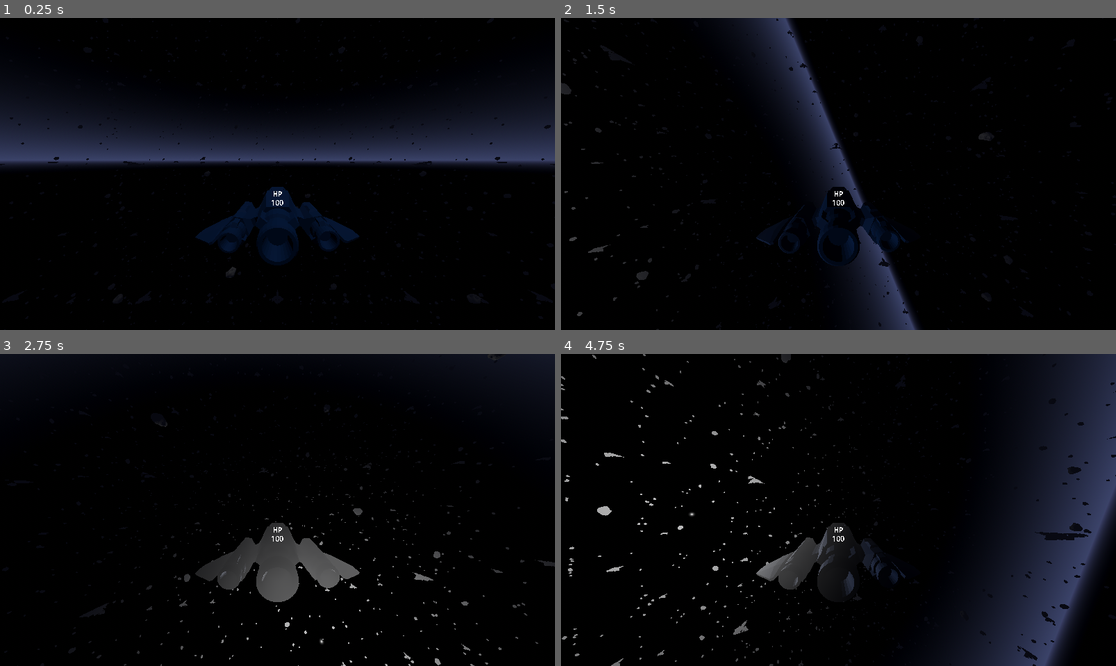
Above: before the commit, frames 1-4 (two rows, left to right).
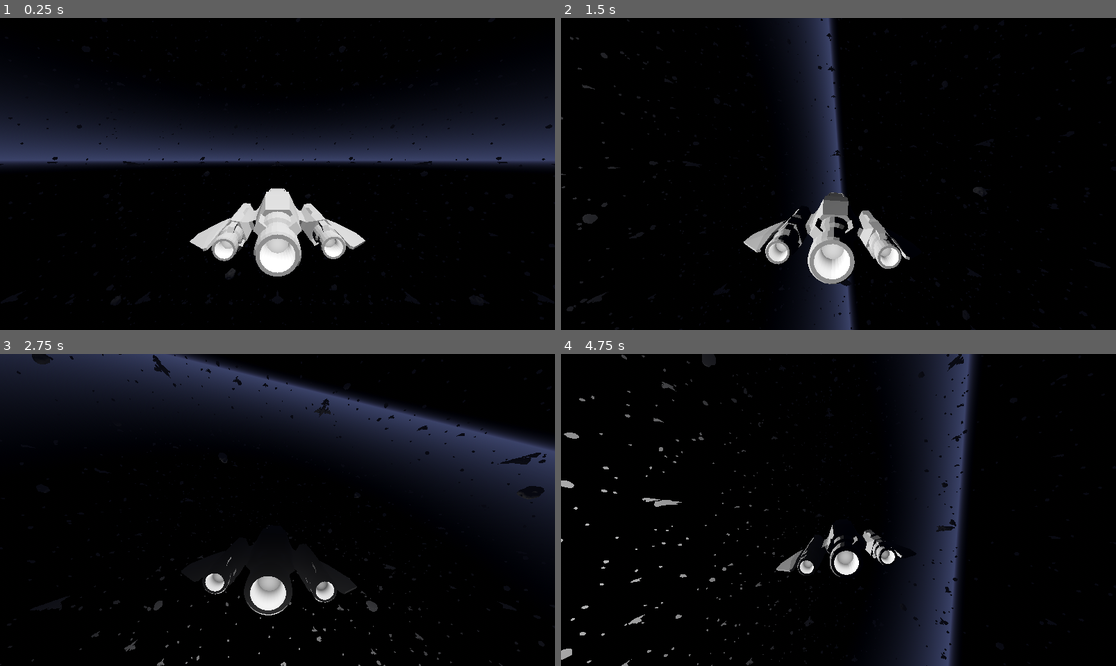
Above: after the commit, the same moments.

Repository: Junkyard-Logic-Studios/Cometes
Game: Godot game, scene res://scenes/main_scene.tscn
The game is run twice, just before and just after one commit, with the same random seed, the same clock (stepped at 60 frames per second) and the same inputs.
Inputs:
- Up to frame 1 (0.25 s): no input
- Up to frame 2 (1.5 s): hold E (roll_right) 0.53-1.28 s; tap Space (shoot) at 0.6, 1.35 s; hold W (tilt_down) from 1.28 s (still down)
- Up to frame 3 (2.75 s): release W (tilt_down) at 2.03 s; hold E (roll_right) from 2.03 s (still down); tap Space (shoot) at 2.1 s
- Up to frame 4 (4.75 s): release E (roll_right) at 2.78 s; hold Shift (accelerate) 2.78-3.53 s; tap Space (shoot) at 2.85, 3.6, 4.35 s; hold Q (roll_left) from 3.53 s (still down)

The runs differ from the first frame. In frame 1, 4.2% of the frame differs, in the area x 0-100%, y 31-92%; in frame 2, 12%; in frame 3, 25%; in frame 4, 31%, in the area x 0-100%, y 0-100%.

Commit message:
Add delayed camera movement and camera shake

Diff:
--- a/materials/laser.gdshader
+++ b/materials/laser.gdshader
@@ -81,6 +81,7 @@
 
 float distanceToBrightness(float d, float minD, float maxD)
 {
+	if (d < minD) return 1.0;
 	d = (d - minD) / (maxD - minD);
 	float f = pow(2.71828182846, -6. * d) - .00247875217;
 	return max(f, .0);
@@ -94,7 +95,7 @@
 	vec3 rayPoint = rayOrigin;
 	float d = rayLineSegmentDistance(rayPoint, rayDirection, p1, p2);
 	ALPHA = distanceToBrightness(d, innerRadius, outerRadius);
-	ALBEDO = color;
+	ALBEDO = 2. * color;
 
 	// calculate depth
 	float depth = DEPTH;
--- a/models/space_ship/space_ship_1.tscn
+++ b/models/space_ship/space_ship_1.tscn
@@ -1,16 +1,9 @@
-[gd_scene load_steps=3 format=3 uid="uid://bk285rjdwy53f"]
+[gd_scene load_steps=2 format=3 uid="uid://bk285rjdwy53f"]
 
 [ext_resource type="PackedScene" uid="uid://ds3gwix43k6sd" path="res://models/space_ship/space_ship_1.glb" id="1_p530x"]
-
-[sub_resource type="StandardMaterial3D" id="StandardMaterial3D_k3nxp"]
-albedo_color = Color(0, 0.10409, 0.220307, 1)
-metallic = 0.5
-metallic_specular = 0.2
-roughness = 0.8
 
 [node name="space_ship_1" instance=ExtResource("1_p530x")]
 transform = Transform3D(1, 0, 0, 0, 1, 0, 0, 0, 1, 0, 0.195363, 0)
 
 [node name="Spaceship" parent="." index="0"]
 transform = Transform3D(-0.2, -3.91654e-08, 7.64274e-16, 0, -1.95827e-08, -0.2, 1.74846e-08, -0.448, 8.74228e-09, -1.70923e-06, -0.2, 5.87937)
-surface_material_override/0 = SubResource("StandardMaterial3D_k3nxp")
--- /dev/null
+++ b/scenes/custom_camera.tscn
@@ -0,0 +1,19 @@
+[gd_scene load_steps=3 format=3 uid="uid://b3uihmnft57i5"]
+
+[ext_resource type="Script" path="res://scripts/camera.gd" id="1_hrvrp"]
+
+[sub_resource type="FastNoiseLite" id="FastNoiseLite_lvvd8"]
+offset = Vector3(1, 1, 1)
+fractal_octaves = 4
+
+[node name="CustomCamera" type="Marker3D"]
+script = ExtResource("1_hrvrp")
+position_weight = 0.6
+rotation_weight = 0.7
+trauma_reduction_rate = 2.0
+trauma_noise = SubResource("FastNoiseLite_lvvd8")
+noise_speed = 1.0
+max_trauma = Vector3(3, 3, 3)
+
+[node name="Camera3D" type="Camera3D" parent="."]
+fov = 90.0
--- a/scenes/space_ship.tscn
+++ b/scenes/space_ship.tscn
@@ -1,9 +1,10 @@
-[gd_scene load_steps=11 format=3 uid="uid://bq1enqgn0odw4"]
+[gd_scene load_steps=12 format=3 uid="uid://bq1enqgn0odw4"]
 
 [ext_resource type="Script" path="res://scripts/space_ship.gd" id="1_fjdmo"]
 [ext_resource type="PackedScene" uid="uid://dxx10vdgr7ufa" path="res://scenes/laser.tscn" id="2_v8ax5"]
 [ext_resource type="PackedScene" uid="uid://bk285rjdwy53f" path="res://models/space_ship/space_ship_1.tscn" id="3_abhat"]
 [ext_resource type="Script" path="res://scripts/visual_loop.gd" id="4_ht8p1"]
+[ext_resource type="PackedScene" uid="uid://b3uihmnft57i5" path="res://scenes/custom_camera.tscn" id="5_artq5"]
 
 [sub_resource type="ConvexPolygonShape3D" id="ConvexPolygonShape3D_tu5s4"]
 points = PackedVector3Array(0, 0, 7, 0, 1.4, -0.8, 0, 1.3, 1.8, -4.5, -1.2, -0.1, -4.5, -1.2, 0.7, 4.5, -1.2, -0.1, 4.5, -1.2, 0.7, 0.6, 0.8, -3.5, -0.6, 0.8, -3.5, 0.6, -0.3, -3.5, -0.6, -0.3, -3.5)
@@ -35,8 +36,9 @@
 can_sleep = false
 angular_damp = 3.0
 script = ExtResource("1_fjdmo")
+thrust = 4960.0
 linear_max_speed = 30.0
-rotational_torque = 75000.0
+rotational_torque = 65000.0
 laser_scene = ExtResource("2_v8ax5")
 
 [node name="CollisionShape3D2" type="CollisionShape3D" parent="."]
@@ -45,9 +47,8 @@
 [node name="space_ship_1" parent="." instance=ExtResource("3_abhat")]
 script = ExtResource("4_ht8p1")
 
-[node name="Camera3D" type="Camera3D" parent="."]
-transform = Transform3D(-1, 1.51493e-08, 8.61002e-08, 2.26267e-08, 0.996163, 0.0875208, -8.44439e-08, 0.0875208, -0.996163, 1.2894e-06, 3.06441, -8.44659)
-fov = 90.0
+[node name="CustomCamera" parent="." instance=ExtResource("5_artq5")]
+transform = Transform3D(-1, 7.6194e-09, -8.70901e-08, 0, 0.996195, 0.0871557, 8.74228e-08, 0.0871557, -0.996195, 4.90959e-08, 3.01487, -7.88541)
 
 [node name="Gun" type="Node3D" parent="."]
 
@@ -59,6 +60,7 @@
 
 [node name="UI" type="Node3D" parent="."]
 transform = Transform3D(1, 0, 0, 0, 0.987469, 0.157813, 0, -0.157813, 0.987469, 0, 1.38387, -4.53)
+visible = false
 
 [node name="Hp_Display" type="MeshInstance3D" parent="UI"]
 transform = Transform3D(-1, 0, -8.74228e-08, -4.37114e-08, 0.866025, 0.5, 7.57103e-08, 0.5, -0.866025, 0, 0.85, -0.262)
@@ -70,4 +72,16 @@
 cast_shadow = 0
 mesh = SubResource("TextMesh_yy0xj")
 
+[node name="LightThrusterCenter" type="OmniLight3D" parent="."]
+transform = Transform3D(1, 0, 0, 0, 1, 0, 0, 0, 1, 0, 0.17217, -3.48846)
+omni_range = 0.951691
+
+[node name="LightThrusterRight" type="OmniLight3D" parent="."]
+transform = Transform3D(1, 0, 0, 0, 1, 0, 0, 0, 1, -2.08397, -0.240646, -2.34109)
+omni_range = 0.618876
+
+[node name="LightThrusterLeft" type="OmniLight3D" parent="."]
+transform = Transform3D(1, 0, 0, 0, 1, 0, 0, 0, 1, 1.98191, -0.304172, -2.341)
+omni_range = 0.664241
+
 [connection signal="timeout" from="Gun/FiringTimer" to="." method="_on_firing_timer_timeout"]
--- /dev/null
+++ b/scripts/camera.gd
@@ -0,0 +1,61 @@
+extends Marker3D
+
+# properties
+@export_range(0., 1., 0.05) var position_weight: float = .5
+@export_range(0., 1., 0.05) var rotation_weight: float = .5
+@export var trauma_reduction_rate: float = 1.
+@export var trauma_noise: FastNoiseLite
+@export var noise_speed: float = 0.5
+@export var max_trauma: Vector3 = Vector3(1., 1., 1.)
+
+@onready var camera := $Camera3D as Camera3D
+@onready var prev_rotation = Quaternion(camera.global_basis)
+@onready var prev_velocity = Vector3(0., 0., 0.)
+var trauma: float = 0.0
+
+
+func _process(delta):
+	# smooth camera motion
+	update_rotation(delta)
+	update_position(delta)
+
+	# camera shake
+	#print("trauma: ", trauma)
+	var trauma_degrees = max_trauma * get_shake() * get_noise_3d()
+	camera.rotation_degrees += trauma_degrees
+	trauma = max(trauma - delta * trauma_reduction_rate, 0.0)
+
+
+func update_rotation(delta: float):
+	var rot = prev_rotation.slerp(Quaternion(global_basis), 1. - rotation_weight * delta * 60.)
+	prev_rotation = rot
+	camera.global_basis = Basis(rot)
+
+
+func update_position(delta: float):
+	if "linear_velocity" in get_parent():
+		var velocity = .5 * get_parent().linear_velocity + .5 * prev_velocity
+		prev_velocity = velocity
+		var dir = velocity.normalized()
+		var speed = velocity.length()
+		camera.global_position = global_position - dir * pow(speed, position_weight)
+
+
+func trauma_baseline(amount: float):
+	trauma = clamp(max(trauma, amount), 0., 1.)
+
+func add_trauma(amount: float):
+	trauma = clamp(trauma + amount, 0., 1.)
+
+func get_shake() -> float:
+	return trauma
+
+func get_noise_3d() -> Vector3:
+	var vec: Vector3
+	trauma_noise.seed = 0
+	vec.x = trauma_noise.get_noise_1d(Time.get_ticks_msec() * noise_speed)
+	trauma_noise.seed = 1
+	vec.y = trauma_noise.get_noise_1d(Time.get_ticks_msec() * noise_speed)
+	trauma_noise.seed = 2
+	vec.z = trauma_noise.get_noise_1d(Time.get_ticks_msec() * noise_speed)
+	return vec
--- a/scripts/space_ship.gd
+++ b/scripts/space_ship.gd
@@ -2,20 +2,30 @@
 
 
 # properties
-@export_range(0, 10000, 20) var thrust: float = 3000
+@export_range(0, 10000, 100) var thrust: float = 3000
 @export_range(0, 100, 2) var linear_max_speed: float = 10
 @export_range(0, 250000, 5000) var rotational_torque: float = 100000
 @export var laser_scene: PackedScene
 @export_range(0, 0.2, 0.005) var gun_spread: float = 0.015
 
+var prev_velocity: Vector3 = Vector3(.0, .0, .0)
+
 
 # update movement based on inputs
 func _physics_process(delta):
+
+	$LightThrusterCenter.light_energy = 0.6
+	$LightThrusterRight.light_energy = 0.4
+	$LightThrusterLeft.light_energy = 0.4
+
 	# apply linear acceleration
 	if Input.is_action_pressed("accelerate"):
 		if linear_velocity.length() < linear_max_speed:
 			var direction = basis * Vector3.BACK
 			apply_central_force(direction * thrust)
+		$LightThrusterCenter.light_energy = 3.0
+		$LightThrusterRight.light_energy = 2.0
+		$LightThrusterLeft.light_energy = 2.0
 
 	# get rotation inputs
 	var rotation_axis = Vector3(
@@ -37,6 +47,12 @@
 		$Gun/FiringTimer.stop()
 
 
+	if Input.is_action_pressed("accelerate"):
+		var acceleration = (prev_velocity - linear_velocity).length() / delta
+		$CustomCamera.trauma_baseline(acceleration * .05)
+	prev_velocity = linear_velocity
+
+
 # fire single shot
 func _on_firing_timer_timeout():
 	# create a new instance of the laser scene
@@ -48,3 +64,5 @@
 
 	# spawn it into the scene independently
 	get_tree().root.add_child(laser)
+
+	$CustomCamera.add_trauma(0.3)
--- a/scripts/world.gd
+++ b/scripts/world.gd
@@ -27,11 +27,11 @@
 
 
 func _process(_delta):
-	print(Performance.get_monitor(Performance.TIME_FPS))
-	print(Performance.get_monitor(Performance.RENDER_TOTAL_OBJECTS_IN_FRAME))
-	print(Performance.get_monitor(Performance.RENDER_TOTAL_DRAW_CALLS_IN_FRAME))
-	print(Performance.get_monitor(Performance.RENDER_TOTAL_PRIMITIVES_IN_FRAME))
-	print()
+	#print(Performance.get_monitor(Performance.TIME_FPS))
+	#print(Performance.get_monitor(Performance.RENDER_TOTAL_OBJECTS_IN_FRAME))
+	#print(Performance.get_monitor(Performance.RENDER_TOTAL_DRAW_CALLS_IN_FRAME))
+	#print(Performance.get_monitor(Performance.RENDER_TOTAL_PRIMITIVES_IN_FRAME))
+	#print()
 	pass
 
 
@@ -44,6 +44,7 @@
 	var shape_size = (area_shape.shape as BoxShape3D).size
 
 	# transform body position to box local space
+	var displacement = -body.global_position
 	var pos = area_shape.to_local(body.position)
 
 	# clamp position to box extents
@@ -55,3 +56,6 @@
 
 	# transform body position back to global space
 	body.position = area_shape.to_global(pos)
+	displacement += body.global_position
+
+	print("warp - ", body)
